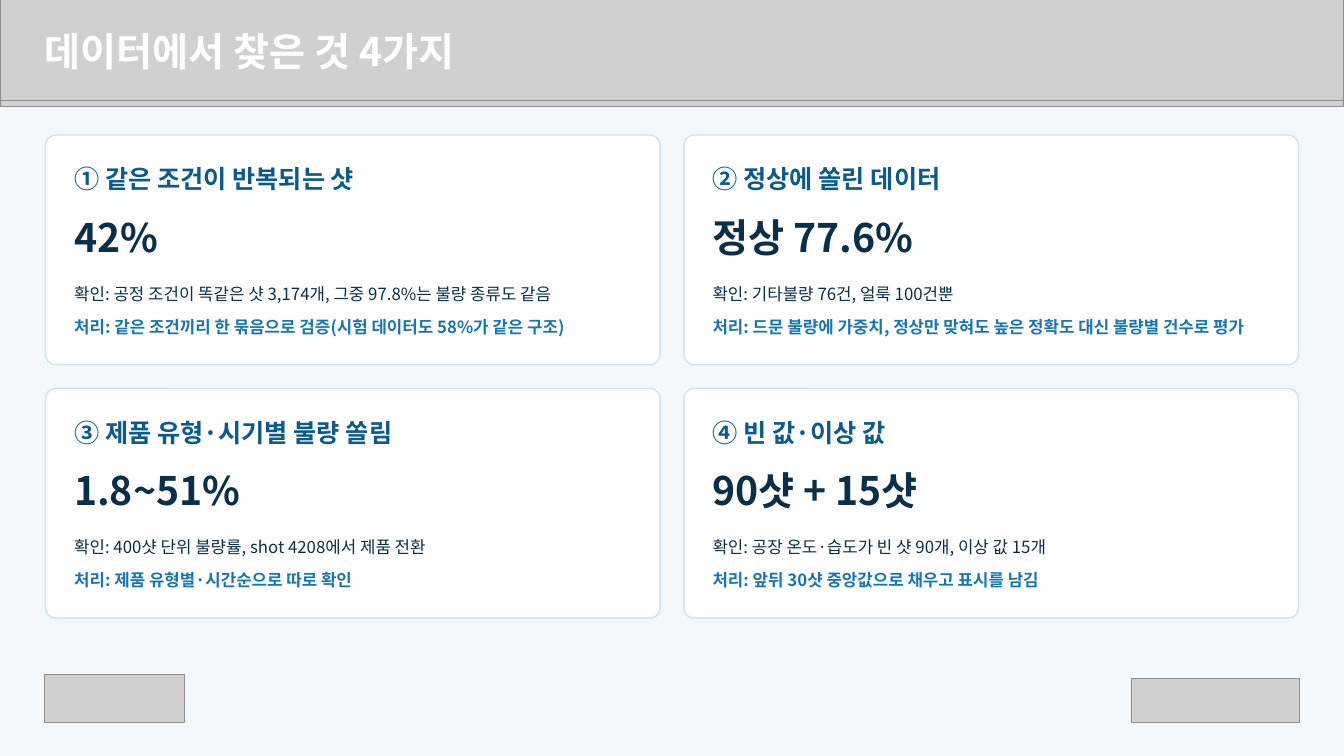
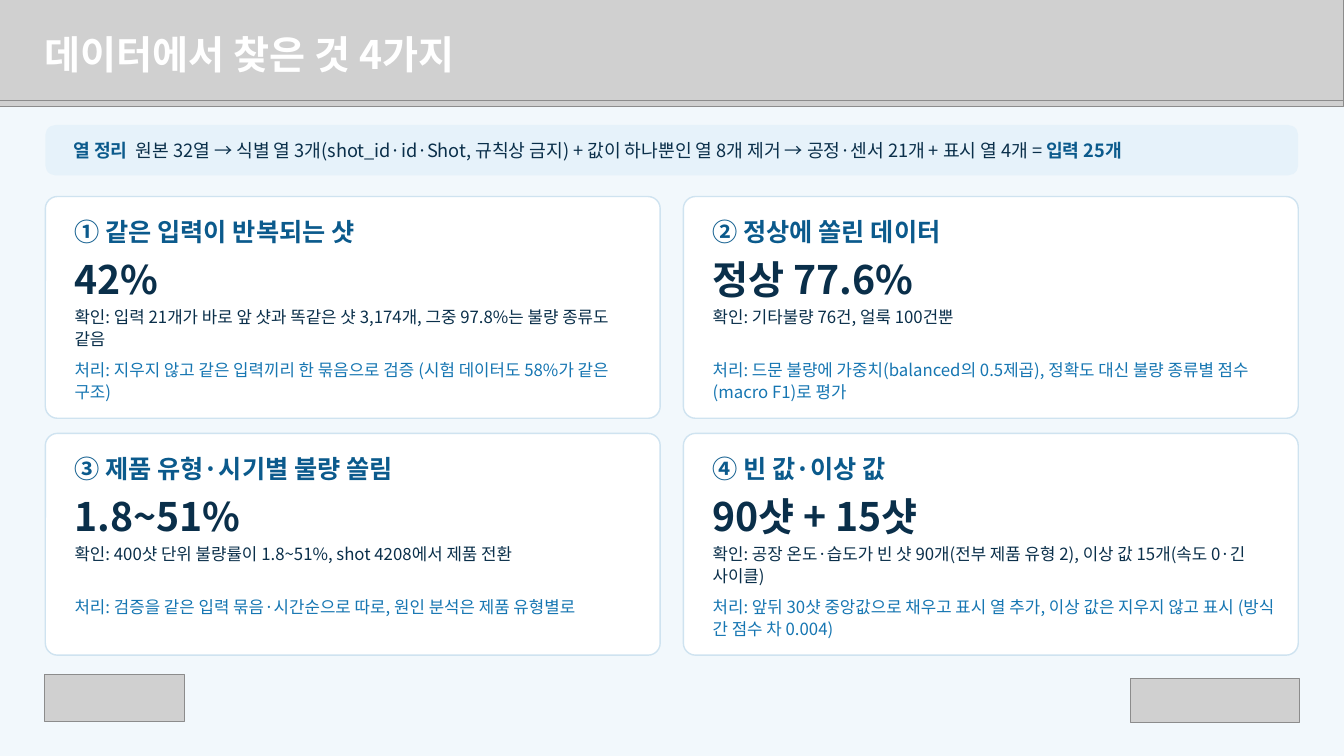
Before and after one commit to hajin-eng/team1-deeplearning, a slide deck: slide 3 of 최종프로젝트_학생배포/보고서/발표자료_1조.pptx. Drawn at 1344x756 pixels with LibreOffice and Linux fonts; fonts in the diff are those of the drawing; grey boxes stand for pictures. Boxes give left, top, right and bottom in pixels: in the first picture for what was removed or moved away, otherwise in the second. Text is boxed around its words. In the diff, an @@ line names an element or a change of style, - is before the commit and + after.

Commit message:
README·requirements 추가, 발표 자료를 최종본으로 교체, 옛 웹 보고서와 절대경로 스크립트 삭제

```diff
--- a/최종프로젝트_학생배포/보고서/발표자료_1조.pptx
+++ b/최종프로젝트_학생배포/보고서/발표자료_1조.pptx
@@ text "데이터에서 찾은 것 4가지" at [44, 36, 454, 72]: line spacing 36.4pt to 1.1; vertical alignment top to middle @@
@@ rounded rectangle added at [45, 125, 1299, 175], fill #E6F2FA, 13 pt, text #0A2F4A @@
+열 정리 원본 32열 → 식별 열 3개(shot_id·id·Shot, 규칙상 금지) + 값이 하나뿐인 열 8개 제거 → 공정·센서 21개 + 표시 열 4개 = 입력 25개
@@ rounded rectangle: place and size @@
-rounded rectangle at [45, 135, 660, 365]
+rounded rectangle at [45, 197, 660, 418]
@@ proportions changed in 4 elements at [45, 434, 660, 655], [684, 434, 1299, 655], [45, 197, 660, 418], [684, 197, 1299, 418] @@
@@ rounded rectangle: place and size @@
-rounded rectangle at [684, 135, 1299, 365]
+rounded rectangle at [684, 197, 1299, 418]
@@ text at [75, 219, 354, 244]: text changed @@
-① 같은 조건이 반복되는 샷
+① 같은 입력이 반복되는 샷
@@ line spacing 23.4pt to 1.1 in 3 elements at [75, 456, 392, 481], [713, 456, 886, 481], [713, 219, 941, 244] @@
@@ text "② 정상에 쏠린 데이터": place and size @@
-text "② 정상에 쏠린 데이터" at [713, 166, 941, 191]
+text "② 정상에 쏠린 데이터" at [713, 219, 941, 244]
@@ text "42%": place and size @@
-text "42%" at [74, 222, 158, 253]
+text "42%" at [75, 264, 159, 295]
@@ line spacing 33.6pt to 1.1 in 4 elements at [75, 501, 241, 532], [713, 498, 918, 535], [75, 264, 159, 295], [713, 261, 914, 298] @@
@@ text "정상 77.6%": place and size @@
-text "정상 77.6%" at [713, 219, 913, 256]
+text "정상 77.6%" at [713, 261, 914, 298]
@@ text at [75, 309, 608, 346]: text changed @@
-확인: 공정 조건이 똑같은 샷 3,174개, 그중 97.8%는 불량 종류도 같음
+확인: 입력 21개가 바로 앞 샷과 똑같은 샷 3,174개, 그중 97.8%는 불량 종류도 같음
@@ text "확인: 기타불량 76건, 얼룩 100건뿐": place and size @@
-text "확인: 기타불량 76건, 얼룩 100건뿐" at [713, 286, 954, 303]
+text "확인: 기타불량 76건, 얼룩 100건뿐" at [713, 309, 954, 326]
@@ text "확인: 기타불량 76건, 얼룩 100건뿐" at [713, 309, 954, 326]: line spacing 16.8pt to 1.1 @@
@@ text at [75, 362, 609, 401]: text changed; bold off @@
-처리: 같은 조건끼리 한 묶음으로 검증(시험 데이터도 58%가 같은 구조)
+처리: 지우지 않고 같은 입력끼리 한 묶음으로 검증 (시험 데이터도 58%가 같은 구조)
@@ text at [713, 362, 1249, 401]: text changed; bold off @@
-처리: 드문 불량에 가중치, 정상만 맞혀도 높은 정확도 대신 불량별 건수로 평가
+처리: 드문 불량에 가중치(balanced의 0.5제곱), 정확도 대신 불량 종류별 점수(macro F1)로 평가
@@ rounded rectangle: place and size @@
-rounded rectangle at [45, 388, 660, 618]
+rounded rectangle at [45, 434, 660, 655]
@@ rounded rectangle: place and size @@
-rounded rectangle at [684, 388, 1299, 618]
+rounded rectangle at [684, 434, 1299, 655]
@@ text "③ 제품 유형·시기별 불량 쏠림": place and size @@
-text "③ 제품 유형·시기별 불량 쏠림" at [74, 420, 392, 445]
+text "③ 제품 유형·시기별 불량 쏠림" at [75, 456, 392, 481]
@@ text "④ 빈 값·이상 값": place and size @@
-text "④ 빈 값·이상 값" at [713, 420, 886, 445]
+text "④ 빈 값·이상 값" at [713, 456, 886, 481]
@@ text "1.8~51%": place and size @@
-text "1.8~51%" at [74, 475, 240, 506]
+text "1.8~51%" at [75, 501, 241, 532]
@@ text "90샷 + 15샷": place and size @@
-text "90샷 + 15샷" at [713, 472, 918, 509]
+text "90샷 + 15샷" at [713, 498, 918, 535]
@@ text at [75, 546, 512, 563]: text changed @@
-확인: 400샷 단위 불량률, shot 4208에서 제품 전환
+확인: 400샷 단위 불량률이 1.8~51%, shot 4208에서 제품 전환
@@ text at [713, 546, 1245, 585]: text changed @@
-확인: 공장 온도·습도가 빈 샷 90개, 이상 값 15개
+확인: 공장 온도·습도가 빈 샷 90개(전부 제품 유형 2), 이상 값 15개(속도 0·긴 사이클)
@@ text at [75, 599, 575, 616]: text changed; bold off @@
-처리: 제품 유형별·시간순으로 따로 확인
+처리: 검증을 같은 입력 묶음·시간순으로 따로, 원인 분석은 제품 유형별로
@@ text at [713, 599, 1275, 638]: text changed; bold off @@
-처리: 앞뒤 30샷 중앙값으로 채우고 표시를 남김
+처리: 앞뒤 30샷 중앙값으로 채우고 표시 열 추가, 이상 값은 지우지 않고 표시 (방식 간 점수 차 0.004)
```
Also in this commit, not shown: 11 other slides changed, 8 slides added, 1 slide removed, 7 other files.
